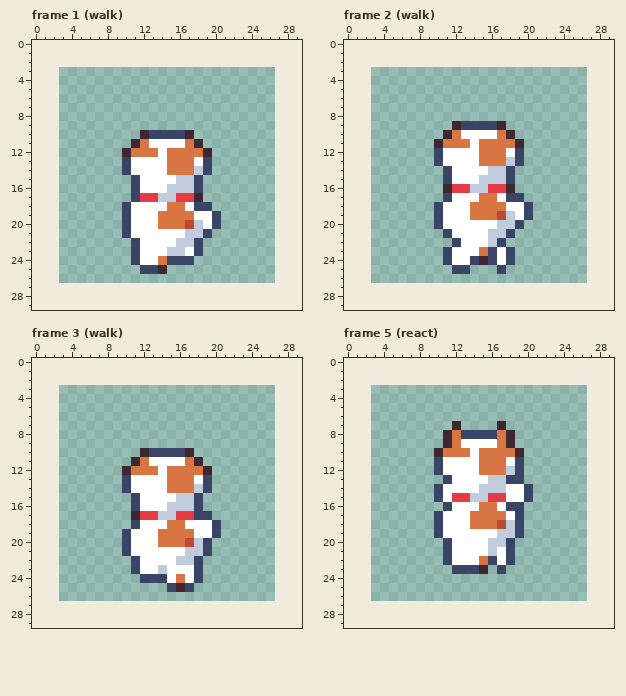
File history of a pixel-art file, art/minis/dog-zippy@75.aseprite. This is how it looked before the edit.
24x24 pixels, 22 frames. Shown: frame 1 (walk), frame 2 (walk), frame 3 (walk), frame 5 (react). The old version is drawn lined up with the new one, on the new canvas. The commit also changed other frames, which this record leaves out.
After the commit:
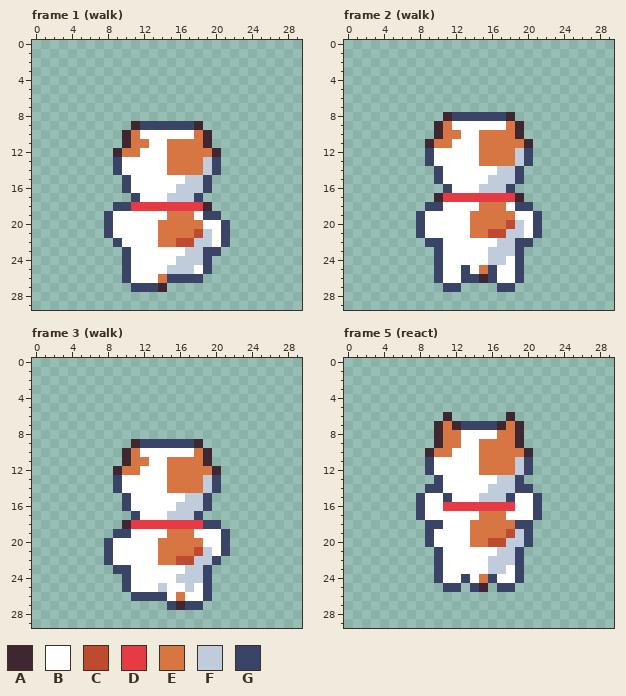
Palette (. is transparent): A #3e2731  B #ffffff  C #be4a2f  D #e43b44  E #d77643  F #c0cbdc  G #3a4466
Diff:
canvas 24x24 -> 30x30, the old top-left corner now at 3,3
--- frame 1 (walk)
@@ x 6..23 @@
  8 ..................
- 9 ..................
-10 ......AGGGGA......
-11 .....AEBBBBEA.....
-12 ....AEEEBEEEEA....
-13 ....GBBBBEEEBG....
-14 ....GBBBBEEEFG....
-15 .....GBBBBFFG.....
-16 .....GBBBFFFG.....
-17 .....GDDFFDDA.....
-18 ....GBBBBEEBGG....
-19 ....GBBBEEEEBBG...
-20 ....GBBBEEECFBG...
-21 ....GBBBBBBFFG....
-22 .....GBBBBFFG.....
-23 .....GBBBFFBG.....
-24 .....GBBEGGG......
-25 ......GGA.........
-26 ..................
-27 ..................
+ 9 .....AGGGGGGA.....
+10 ....AEBBBBBBEA....
+11 ....AEEBBEEEEA....
+12 ...AEEBBBEEEEEA...
+13 ...GBBBBBEEEEFG...
+14 ...GBBBBBEEEEFG...
+15 ....GBBBBBBFFG....
+16 ....GBBBBBFFFG....
+17 .....GBBBFFFG.....
+18 ...GGDDDDDDDDA....
+19 ..GBBBBBBEEEBGG...
+20 ..GBBBBBEEEEEBBG..
+21 ..GBBBBBEEEECFBG..
+22 ...GBBBBEECCFFBG..
+23 ....GBBBBBBFFGG...
+24 ....GBBBBBFFFG....
+25 ....GBBBBFFFBG....
+26 ....GBBBEGGGG.....
+27 .....GGGA.........
 28 ..................
--- frame 2 (walk)
@@ x 6..23 @@
  7 ..................
- 8 ..................
- 9 ......AGGGGA......
-10 .....AEBBBBEA.....
-11 ....AEEEBEEEEA....
-12 ....GBBBBEEEBG....
-13 ....GBBBBEEEFG....
-14 .....GBBBBFFG.....
-15 .....GBBBFFFG.....
-16 .....ADDFFDDA.....
-17 .....GBBBEEBGG....
-18 ....GBBBEEEEBBG...
-19 ....GBBBEEECFBG...
-20 ....GBBBBBBFFG....
-21 .....GBBBBFFG.....
-22 ......GBBBFG......
-23 .....GBBBEGBG.....
-24 .....GBBGAGBG.....
-25 ......GG...G......
-26 ..................
-27 ..................
+ 8 .....AGGGGGGA.....
+ 9 ....AEBBBBBBEA....
+10 ....AEEBBEEEEA....
+11 ...AEEBBBEEEEEA...
+12 ...GBBBBBEEEEFG...
+13 ...GBBBBBEEEEFG...
+14 ....GBBBBBBFFG....
+15 ....GBBBBBFFFG....
+16 .....GBBBFFFG.....
+17 ....ADDDDDDDDA....
+18 ...GGBBBBEEEBGG...
+19 ..GBBBBBEEEEEBBG..
+20 ..GBBBBBEEEECFBG..
+21 ..GBBBBBEECCFFBG..
+22 ...GGBBBBBBFFGG...
+23 ....GBBBBBFFFG....
+24 ....GBBBBBFFBG....
+25 ....GBBGBEGBBG....
+26 ....GBBGGAGBBG....
+27 .....GG....GG.....
 28 ..................
--- frame 3 (walk)
@@ x 6..23 @@
  8 ..................
- 9 ..................
-10 ......AGGGGA......
-11 .....AEBBBBEA.....
-12 ....AEEEBEEEEA....
-13 ....GBBBBEEEBG....
-14 ....GBBBBEEEFG....
-15 .....GBBBBFFG.....
-16 .....GBBBFFFG.....
-17 .....ADDFFDDGG....
-18 .....GBBBEEBBBG...
-19 ....GBBBEEEEBBG...
-20 ....GBBBEEECFG....
-21 ....GBBBBBBFFG....
-22 .....GBBBBFFG.....
-23 .....GBBFBBBG.....
-24 ......GGGBEBG.....
-25 .........GAG......
-26 ..................
-27 ..................
+ 9 .....AGGGGGGA.....
+10 ....AEBBBBBBEA....
+11 ....AEEBBEEEEA....
+12 ...AEEBBBEEEEEA...
+13 ...GBBBBBEEEEFG...
+14 ...GBBBBBEEEEFG...
+15 ....GBBBBBBFFG....
+16 ....GBBBBBFFFG....
+17 .....GBBBFFFG.....
+18 ....ADDDDDDDDGG...
+19 ...GGBBBBEEEBBBG..
+20 ..GBBBBBEEEEEBBG..
+21 ..GBBBBBEEEECFBG..
+22 ..GBBBBBEECCFFG...
+23 ...GGBBBBBBFFG....
+24 ....GBBBBBFFFG....
+25 ....GBBBFBBFBG....
+26 .....GGGGBEBBG....
+27 .........GAGG.....
 28 ..................
--- frame 5 (react)
@@ x 6..23 @@
  5 ..................
- 6 ..................
- 7 ......A....A......
- 8 .....AEGGGGEA.....
- 9 .....AEBBBBEA.....
-10 ....AEEEBEEEEA....
-11 ....GBBBBEEEBG....
-12 ....GBBBBEEEFG....
-13 .....GBBBBFFGG....
-14 ....GBBBBFFFBBG...
-15 ....GBDDFFDDBBG...
-16 .....GBBBEEBGG....
-17 ....GBBBEEEEBG....
-18 ....GBBBEEECFG....
-19 ....GBBBBBBFFG....
-20 .....GBBBBFFG.....
-21 .....GBBBBFBG.....
-22 .....GBBBEGBG.....
-23 ......GGGA.G......
-24 ..................
-25 ..................
+ 6 .....A......A.....
+ 7 ....AEAGGGGAEA....
+ 8 ....AEEBBBBEEA....
+ 9 ....AEEBBEEEEA....
+10 ...AEEBBBEEEEEA...
+11 ...GBBBBBEEEEFG...
+12 ...GBBBBBEEEEFG...
+13 ....GBBBBBBFFG....
+14 ...GGBBBBBFFFGG...
+15 ..GBBGBBBFFFGBBG..
+16 ..GBBDDDDDDDDBBG..
+17 ..GBBBBBBEEEBBBG..
+18 ...GGBBBEEEEEGG...
+19 ...GBBBBEEEECFG...
+20 ...GBBBBEECCFFG...
+21 ....GBBBBBBFFG....
+22 ....GBBBBBFFFG....
+23 ....GBBBBBFFBG....
+24 ....GBBGBEGBBG....
+25 .....GG.GA.GG.....
 26 ..................
Boxes around the changes in both pictures, in picture pixels (x1, y1, x2, y2):
changed: (104, 121, 230, 292)
changed: (416, 112, 542, 292)
changed: (104, 439, 230, 610)
changed: (416, 412, 542, 592)
